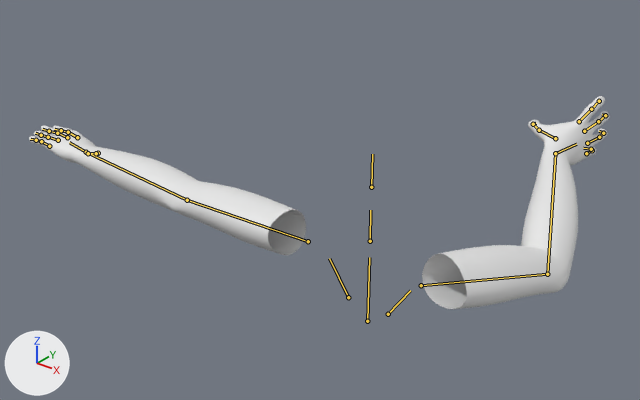
What one commit did to the Blender file BlendModel/ViewmodelHand.blend.
Both versions are drawn from a camera (50 mm lens) standing at (0.709, -0.913, 0.55) and looking at (-0.309, 0.36, -0.239). Every picture has the same lights, and +X, +Y and +Z are marked at lower left. Both versions are drawn at frame 30 of the action 'Telekinesis.Grab-Loop'; the numbers are the values there. The bones that bend it are drawn over the model as lines.

The first picture shows 'Hands'.
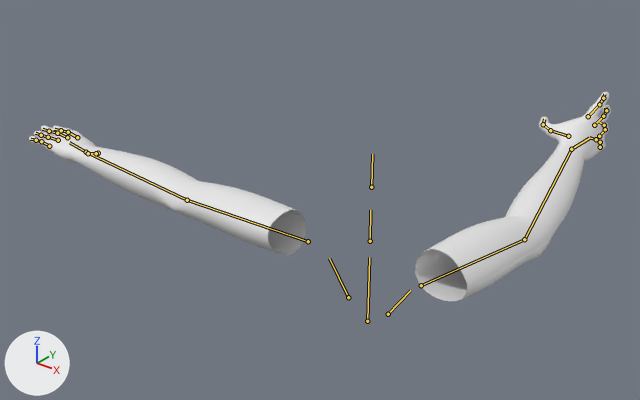
The change, as a list of edits to the scene's bpy script:
```text
Change bone_upperarm_r:
    where bone_upperarm_r = bpy.data.objects['Armature'].pose.bones['UpperArm.R']  # child of 'Shoulder.R'
    bone_upperarm_r.rotation_euler: (-1.187, -0.0175, -0.576) -> (-1.449, -0.0175, -0.576)  # degrees (-68, -1, -33) -> degrees (-83, -1, -33)
Change bone_lowerarm_r:
    where bone_lowerarm_r = bpy.data.objects['Armature'].pose.bones['LowerArm.R']  # child of 'UpperArm.R'
    bone_lowerarm_r.rotation_euler: (-0.785, 0.0, 0.0) -> (-0.262, 0.0, 0.0)  # degrees (-45, 0, 0) -> degrees (-15, 0, 0)
Change bone_hand_r:
    where bone_hand_r = bpy.data.objects['Armature'].pose.bones['Hand.R']  # child of 'LowerArm.R'
    bone_hand_r.rotation_euler: (0.663, 0.419, 0.646) -> (0.279, 0.506, 0.367)  # degrees (38, 24, 37) -> degrees (16, 29, 21)
Change bone_thumba_r:
    where bone_thumba_r = bpy.data.objects['Armature'].pose.bones['ThumbA.R']  # child of 'Hand.R'
    bone_thumba_r.rotation_euler: (-0.244, -0.105, -0.768) -> (-0.279, -0.541, -0.646)  # degrees (-14, -6, -44) -> degrees (-16, -31, -37)
Change bone_indexa_r:
    where bone_indexa_r = bpy.data.objects['Armature'].pose.bones['IndexA.R']  # child of 'Hand.R'
    bone_indexa_r.rotation_euler: (-0.576, -0.279, 0.646) -> (-0.297, -0.122, 0.314)  # degrees (-33, -16, 37) -> degrees (-17, -7, 18)
Change bone_indexc_r:
    where bone_indexc_r = bpy.data.objects['Armature'].pose.bones['IndexC.R']  # child of 'IndexB.R'
    bone_indexc_r.rotation_euler: (0.0, 0.0, -0.873) -> (0.0, 0.0, -0.349)  # degrees (0, 0, -50) -> degrees (0, 0, -20)
Change bone_middlea_r:
    where bone_middlea_r = bpy.data.objects['Armature'].pose.bones['MiddleA.R']  # child of 'Hand.R'
    bone_middlea_r.rotation_euler: (-0.192, -0.227, 0.227) -> (-0.0698, 0.0, -0.0698)  # degrees (-11, -13, 13) -> degrees (-4, 0, -4)
Change bone_middlec_r:
    where bone_middlec_r = bpy.data.objects['Armature'].pose.bones['MiddleC.R']  # child of 'MiddleB.R'
    bone_middlec_r.rotation_euler: (0.0, 0.0, -0.873) -> (0.0, 0.0, -0.349)  # degrees (0, 0, -50) -> degrees (0, 0, -20)
Change bone_ringa_r:
    where bone_ringa_r = bpy.data.objects['Armature'].pose.bones['RingA.R']  # child of 'Hand.R'
    bone_ringa_r.rotation_euler: (0.105, 0.0175, 0.0524) -> (0.0524, 0.297, -0.192)  # degrees (6, 1, 3) -> degrees (3, 17, -11)
Change bone_ringc_r:
    where bone_ringc_r = bpy.data.objects['Armature'].pose.bones['RingC.R']  # child of 'RingB.R'
    bone_ringc_r.rotation_euler: (0.0, 0.0, -0.873) -> (0.0, 0.0, -0.401)  # degrees (0, 0, -50) -> degrees (0, 0, -23)
Change bone_pinkya_r:
    where bone_pinkya_r = bpy.data.objects['Armature'].pose.bones['PinkyA.R']  # child of 'Hand.R'
    bone_pinkya_r.rotation_euler: (0.297, 0.209, -0.367) -> (0.0698, 0.489, -0.611)  # degrees (17, 12, -21) -> degrees (4, 28, -35)
Change bone_pinkyc_r:
    where bone_pinkyc_r = bpy.data.objects['Armature'].pose.bones['PinkyC.R']  # child of 'PinkyB.R'
    bone_pinkyc_r.rotation_euler: (0.0, 0.0, -0.873) -> (0.0, 0.0, -0.332)  # degrees (0, 0, -50) -> degrees (0, 0, -19)
```

Location of each change, (x1, y1, x2, y2) in pixels of the pictures (640 x 400 px):
'Hands', posed: before (29, 96, 610, 309); after (29, 92, 611, 301)
bone 'UpperArm.R', root to tip: before (421, 285) to (547, 274); after (421, 285) to (524, 239)
bone 'LowerArm.R', root to tip: before (547, 274) to (555, 153); after (524, 239) to (571, 149)
bone 'Hand.R', root to tip: before (555, 153) to (576, 144); after (571, 149) to (589, 138)
bone 'ThumbA.R', root to tip: before (555, 138) to (539, 130); after (568, 136) to (550, 130)
bone 'IndexA.R', root to tip: before (579, 121) to (591, 109); after (588, 116) to (599, 104)
bone 'IndexC.R', root to tip: before (599, 101) to (600, 99); after (603, 98) to (604, 94)
bone 'MiddleA.R', root to tip: before (584, 131) to (598, 121); after (594, 125) to (603, 116)
bone 'MiddleC.R', root to tip: before (605, 115) to (602, 114); after (606, 110) to (605, 107)
bone 'RingA.R', root to tip: before (587, 143) to (599, 137); after (599, 136) to (605, 129)
bone 'RingC.R', root to tip: before (603, 133) to (599, 131); after (604, 125) to (599, 122)
bone 'PinkyA.R', root to tip: before (586, 153) to (592, 150); after (600, 147) to (600, 142)
bone 'PinkyC.R', root to tip: before (591, 149) to (583, 148); after (596, 139) to (589, 137)
